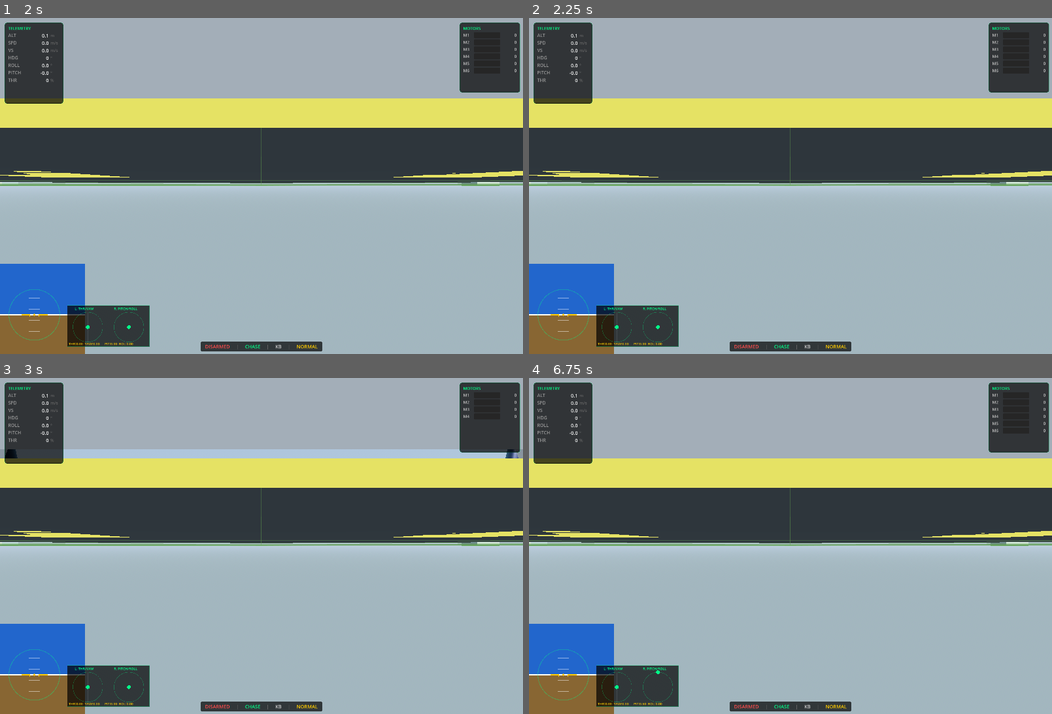
Above: before the commit, frames 1-4 (two rows, left to right).
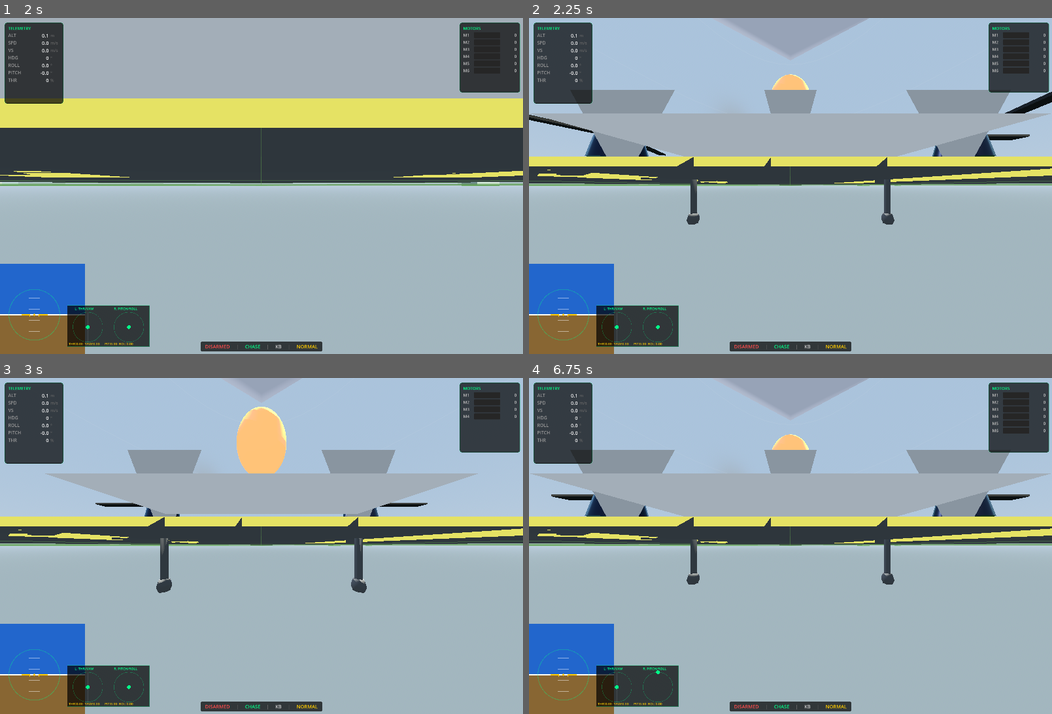
Above: after the commit, the same moments.

Repository: travisdetert/openkb-drone-godot
Game: Godot game, scene res://scenes/main.tscn
Two runs of this game, one before a commit and one after it. Both use one fixed random seed, a clock stepped at 60 frames per second and the inputs below.
Inputs (mouse positions are in pixels of both pictures, inside the frame that each line leads up to):
- Up to frame 1 (2 s): tap Enter (activate_toggle) at 0.5 s; move the mouse to (376, 169) at 0.52 s; hold 4 (blade_right) 0.53-1.25 s; hold C (toggle_camera) 0.53-1.25 s; click (376, 169) at 0.67 s; tap 1 (preset_up) at 1.25 s; drag from (156, 202) to (235, 253) at 1.27 s
- Up to frame 2 (2.25 s): tap R (reset_position) at 2 s; move the mouse to (842, 112) at 2.02 s; hold 4 (blade_right) from 2.03 s (still down); hold C (toggle_camera) from 2.03 s (still down); click (842, 112) at 2.17 s
- Up to frame 3 (3 s): release 4 (blade_right) at 2.75 s; release C (toggle_camera) at 2.75 s; tap 2 (preset_down) at 2.75 s; drag from (235, 613) to (104, 495) at 2.77 s
- Up to frame 4 (6.75 s): tap 1 (preset_up) at 3.5 s; move the mouse to (947, 596) at 3.52 s; hold 3 (blade_left) 3.53-4.25 s; hold C (toggle_camera) 3.53-4.25 s; click (947, 596) at 3.67 s; tap R (reset_position) at 4.25 s; drag from (633, 495) to (712, 462) at 4.27 s; move the mouse to (816, 546) at 5.02 s; hold S (pitch_back) 5.03-5.75 s; hold C (toggle_camera) 5.03-5.75 s; click (816, 546) at 5.17 s; drag from (712, 462) to (685, 562) at 5.77 s; move the mouse to (905, 529) at 6.52 s; hold W (pitch_forward) from 6.53 s (still down); hold C (toggle_camera) from 6.53 s (still down); click (905, 529) at 6.67 s

Frame 1 is identical in both runs. In frame 2, 39% of the frame differs, in the area x 0-100%, y 0-62%; in frame 3, 39%, in the area x 0-100%, y 0-65%; in frame 4, 39%.
Error in both runs: Invalid access to property or key 'armed' on a base object of type 'Node3D (DroneController)'. (res://scripts/main.gd:135)

Commit message:
Enhance camera with FPV tilt control, speed vignette, and crash flash
FPV mode now uses adjustable upward tilt (scroll wheel, 0-60°) with
120° FOV. Chase camera uses yaw-only rotation to avoid wobble from
cosmetic tilt. Speed-based vignette shader darkens edges at high
velocity. Red flash overlay with screen shake on crash impact.

Co-Authored-By: Claude Opus 4.6 <noreply@anthropic.com>

Diff:
--- a/scripts/camera/camera_controller.gd
+++ b/scripts/camera/camera_controller.gd
@@ -16,6 +16,20 @@
 var orbit_phi := PI / 6.0  # vertical angle
 var orbit_theta := 0.0     # horizontal angle
 
+# FPV cam
+var fpv_cam_tilt := deg_to_rad(30.0)  # upward tilt angle (real FPV range 15-45°)
+var fpv_fov := 120.0                   # wide FOV for FPV mode
+var _default_fov := 60.0
+
+# Speed data for vignette
+var _current_speed := 0.0
+var _max_speed := 1.0
+var _vignette_rect: ColorRect
+
+# Crash flash
+var _crash_flash: ColorRect
+var _crash_flash_timer := 0.0
+
 # Mouse orbit control
 var _is_mouse_down := false
 var _mouse_pos := Vector2.ZERO
@@ -25,9 +39,10 @@
 var target_quaternion := Quaternion.IDENTITY
 
 func _ready() -> void:
-	fov = 60.0
+	fov = _default_fov
 	near = 0.1
 	far = 1000.0
+	_setup_vignette()
 
 func _unhandled_input(event: InputEvent) -> void:
 	if event is InputEventMouseButton:
@@ -42,6 +57,8 @@
 				orbit_radius = clampf(orbit_radius + delta * 0.5, 3.0, 30.0)
 			elif mode == CameraMode.CHASE:
 				chase_offset.z = clampf(chase_offset.z + delta * 0.5, 3.0, 20.0)
+			elif mode == CameraMode.FPV:
+				fpv_cam_tilt = clampf(fpv_cam_tilt + deg_to_rad(delta * 2.0), 0.0, deg_to_rad(60.0))
 
 	elif event is InputEventMouseMotion and _is_mouse_down:
 		var mm := event as InputEventMouseMotion
@@ -59,8 +76,10 @@
 			mode = CameraMode.ORBIT
 		CameraMode.ORBIT:
 			mode = CameraMode.FPV
+			fov = fpv_fov
 		CameraMode.FPV:
 			mode = CameraMode.CHASE
+			fov = _default_fov
 	return get_mode_name()
 
 func get_mode_name() -> String:
@@ -69,6 +88,13 @@
 		CameraMode.ORBIT: return "ORBIT"
 		CameraMode.FPV: return "FPV"
 	return "CHASE"
+
+func get_fpv_tilt_degrees() -> float:
+	return rad_to_deg(fpv_cam_tilt)
+
+func set_speed_data(speed: float, max_speed: float) -> void:
+	_current_speed = speed
+	_max_speed = maxf(max_speed, 1.0)
 
 func update_camera(dt: float) -> void:
 	match mode:
@@ -78,11 +104,14 @@
 			_update_orbit(dt)
 		CameraMode.FPV:
 			_update_fpv(dt)
+	_update_vignette()
+	_update_crash_flash(dt)
 
 func _update_chase(dt: float) -> void:
-	var offset := chase_offset
-	# Rotate offset by target orientation
-	var rotated_offset := target_quaternion * offset
+	# Use only yaw for camera offset — no wobble from cosmetic pitch/roll tilt
+	var euler := target_quaternion.get_euler()
+	var yaw_only := Quaternion.from_euler(Vector3(0.0, euler.y, 0.0))
+	var rotated_offset := yaw_only * chase_offset
 	var desired := target_position + rotated_offset
 
 	var alpha := 1.0 - exp(-smoothing * dt)
@@ -103,7 +132,84 @@
 	look_at(target_position, Vector3.UP)
 
 func _update_fpv(_dt: float) -> void:
-	var fpv_offset := target_quaternion * Vector3(0.0, 0.05, -0.2)
+	# Mount at front of drone body, near front LED position
+	var fpv_offset := target_quaternion * Vector3(0.0, 0.02, -0.1)
 	global_position = target_position + fpv_offset
+	# Apply full drone quaternion (yaw + cosmetic tilt)
 	quaternion = target_quaternion
-	rotate_x(-0.15)
+	# Tilt camera up relative to drone frame — compensates for forward pitch
+	rotate_object_local(Vector3.RIGHT, fpv_cam_tilt)
+
+func _setup_vignette() -> void:
+	_vignette_rect = ColorRect.new()
+	_vignette_rect.name = "SpeedVignette"
+	_vignette_rect.set_anchors_preset(Control.PRESET_FULL_RECT)
+	_vignette_rect.mouse_filter = Control.MOUSE_FILTER_IGNORE
+
+	var shader := Shader.new()
+	shader.code = """
+shader_type canvas_item;
+
+uniform float intensity : hint_range(0.0, 1.0) = 0.0;
+
+void fragment() {
+	vec2 uv = UV - 0.5;
+	float dist = length(uv) * 2.0;
+	float vignette = smoothstep(0.4, 1.4, dist);
+	COLOR = vec4(0.0, 0.0, 0.0, vignette * intensity);
+}
+"""
+	var mat := ShaderMaterial.new()
+	mat.shader = shader
+	mat.set_shader_parameter("intensity", 0.0)
+	_vignette_rect.material = mat
+
+	# Crash flash overlay
+	_crash_flash = ColorRect.new()
+	_crash_flash.name = "CrashFlash"
+	_crash_flash.set_anchors_preset(Control.PRESET_FULL_RECT)
+	_crash_flash.mouse_filter = Control.MOUSE_FILTER_IGNORE
+	_crash_flash.color = Color(1.0, 0.0, 0.0, 0.0)
+
+	# Attach to a CanvasLayer so it renders as screen overlay
+	var canvas := CanvasLayer.new()
+	canvas.name = "VignetteLayer"
+	canvas.layer = 100
+	canvas.add_child(_vignette_rect)
+	canvas.add_child(_crash_flash)
+	add_child(canvas)
+
+func _update_vignette() -> void:
+	if not _vignette_rect or not _vignette_rect.material:
+		return
+	var intensity := 0.0
+	if mode == CameraMode.FPV:
+		# Ramp from 0 at 50% speed to 0.3 at max speed
+		intensity = clampf((_current_speed / _max_speed - 0.5) * 0.6, 0.0, 0.3)
+	(_vignette_rect.material as ShaderMaterial).set_shader_parameter("intensity", intensity)
+
+func trigger_crash_flash() -> void:
+	_crash_flash_timer = 0.5
+	if _crash_flash:
+		_crash_flash.color = Color(1.0, 0.0, 0.0, 0.7)
+
+func _update_crash_flash(dt: float) -> void:
+	if _crash_flash_timer <= 0.0:
+		return
+	_crash_flash_timer -= dt
+	if _crash_flash_timer <= 0.0:
+		_crash_flash_timer = 0.0
+		if _crash_flash:
+			_crash_flash.color = Color(1.0, 0.0, 0.0, 0.0)
+		return
+	# Fade alpha
+	var alpha := clampf(_crash_flash_timer / 0.5 * 0.7, 0.0, 0.7)
+	if _crash_flash:
+		_crash_flash.color = Color(1.0, 0.0, 0.0, alpha)
+	# Screen shake proportional to remaining timer
+	var shake_intensity := _crash_flash_timer * 0.4
+	h_offset = randf_range(-shake_intensity, shake_intensity)
+	v_offset = randf_range(-shake_intensity, shake_intensity)
+	if _crash_flash_timer <= 0.01:
+		h_offset = 0.0
+		v_offset = 0.0
